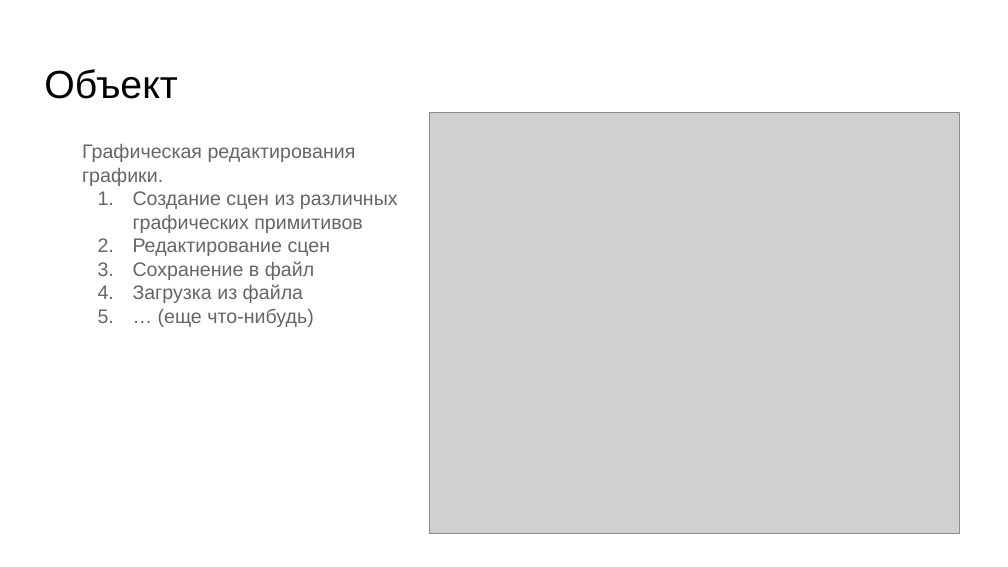
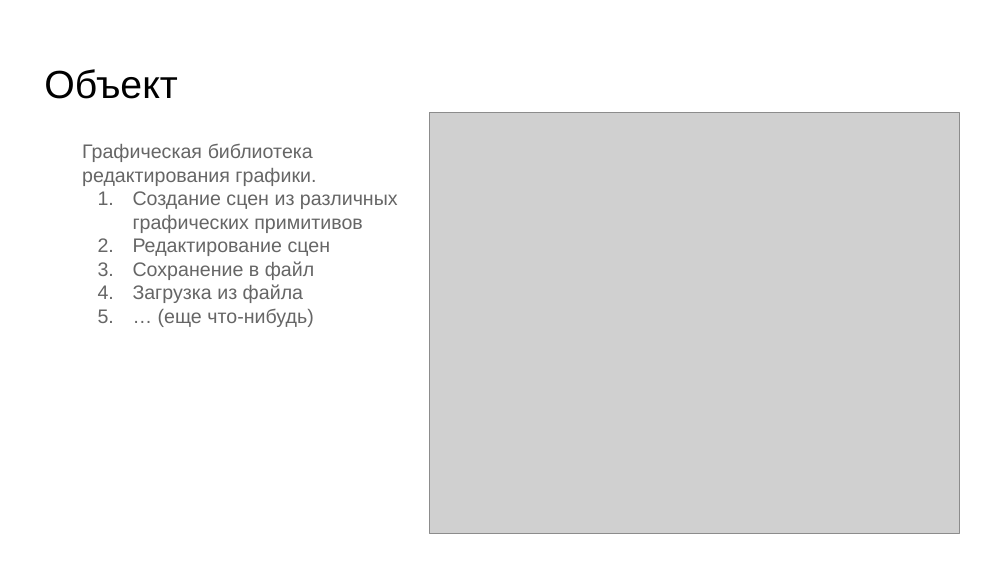
Before and after one commit to Daterdum/python-course, a slide deck: slide 9 of Lection 5/Лекция 5.pptx (slide 13 before the commit). Drawn at 1008x567 pixels with LibreOffice and Linux fonts; fonts in the diff are those of the drawing; grey boxes stand for pictures. Boxes give left, top, right and bottom in pixels: in the first picture for what was removed or moved away, otherwise in the second. Text is boxed around its words. In the diff, an @@ line names an element or a change of style, - is before the commit and + after.

```diff
--- a/Lection 5/Лекция 5.pptx
+++ b/Lection 5/Лекция 5.pptx
@@ text at <box>82,144,316,186</box>: text changed @@
-Графическая редактирования графики.
+Графическая библиотека редактирования графики.
```
Also in this commit, not shown: 8 slides removed, 1 other file.
